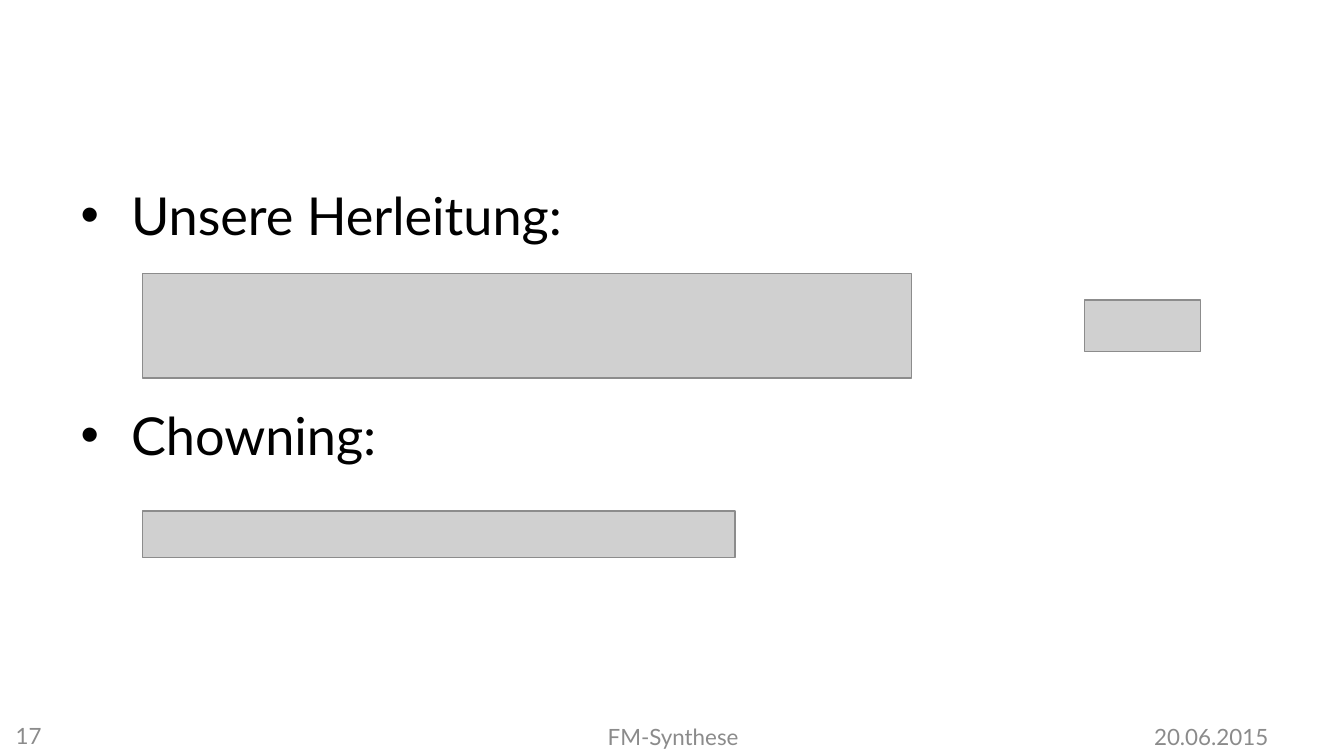
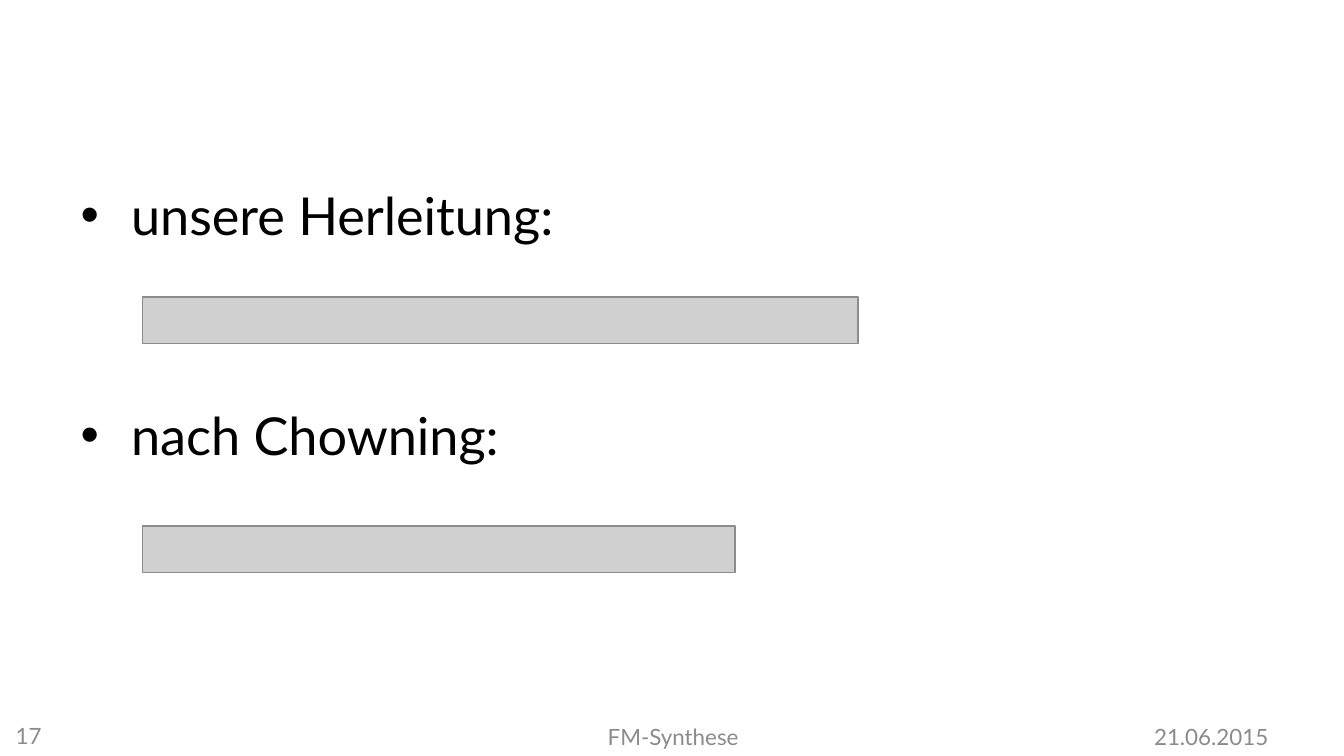
Before and after one commit to MBulli/VSeminar, a slide deck: slide 17 of Praesentation/FMSynthese-Markus.pptx. Drawn at 1344x756 pixels with LibreOffice and Linux fonts; fonts in the diff are those of the drawing; grey boxes stand for pictures; background and template pictures are left out. Boxes give left, top, right and bottom in pixels: in the first picture for what was removed or moved away, otherwise in the second. Text is boxed around its words. In the diff, an @@ line names an element or a change of style, - is before the commit and + after.

```diff
--- a/Praesentation/FMSynthese-Markus.pptx
+++ b/Praesentation/FMSynthese-Markus.pptx
@@ text at box(131, 196, 553, 464): text changed @@
-• Unsere Herleitung:
-• Chowning:
+• unsere Herleitung:
+• nach Chowning:
@@ picture removed at box(142, 274, 911, 379) @@
@@ picture added at box(142, 297, 857, 344) @@
@@ picture removed at box(1085, 300, 1200, 352) @@
@@ picture: place and size @@
-picture at box(142, 511, 735, 558)
+picture at box(142, 526, 735, 573)
@@ text at box(1154, 729, 1268, 745): text changed @@
-20.06.2015
+21.06.2015
```
Also in this commit, not shown: 35 other slides changed, 5 slides added, 32 other files.
